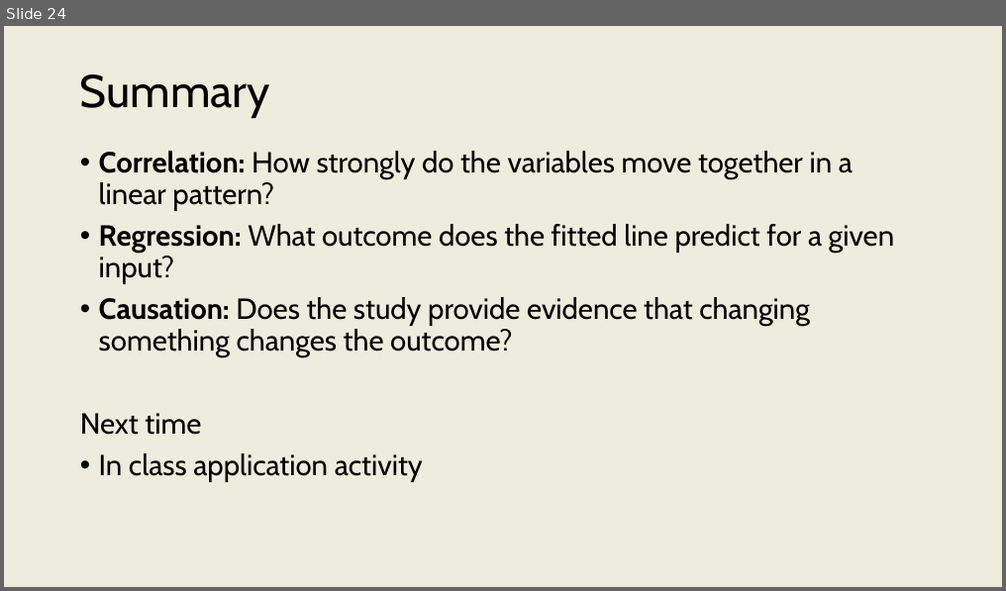
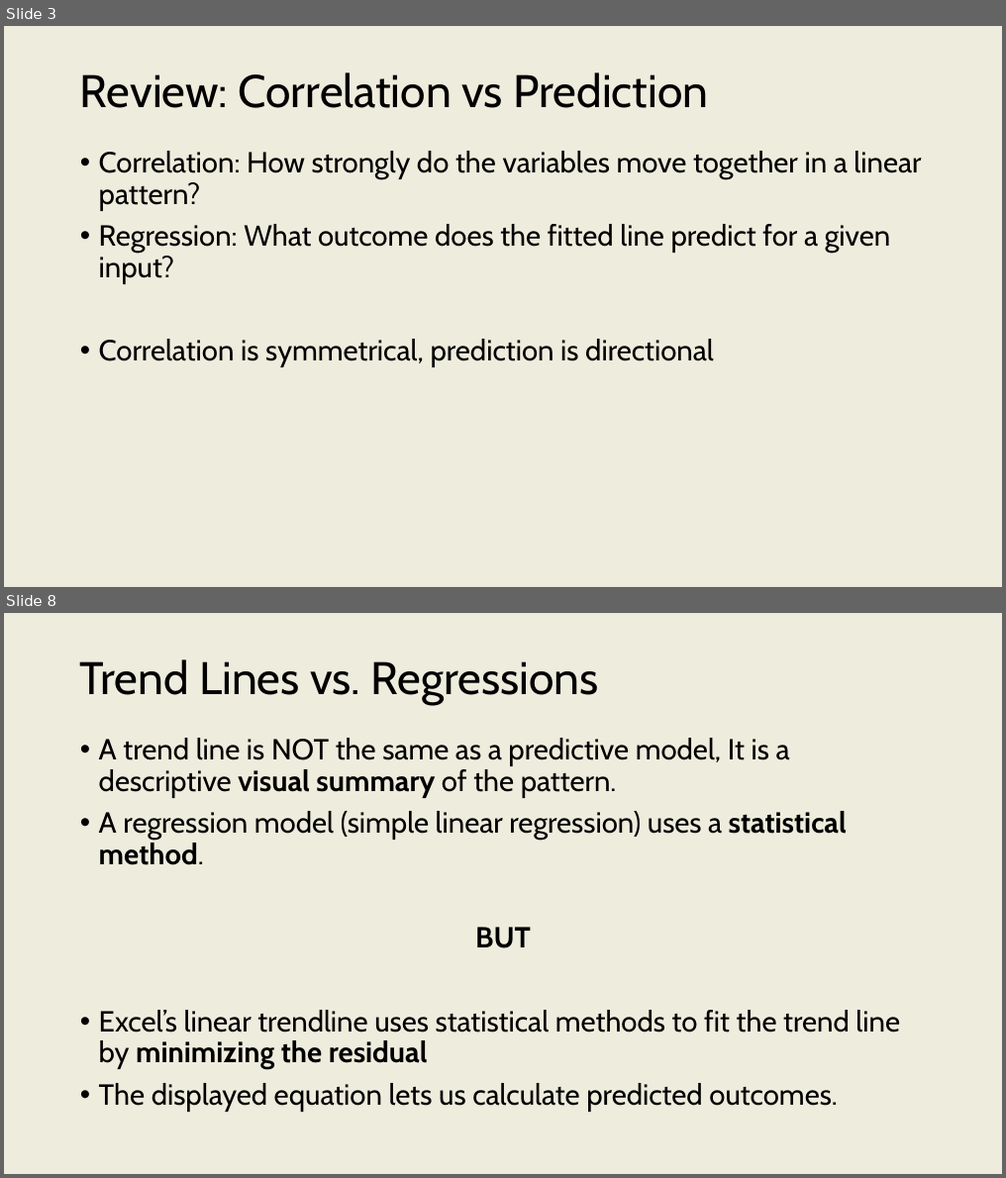
Before and after one commit to onishisaryu/HES-3000-Sports-Data-Analytics, a slide deck: pptx/Lecture11.pptx. Shown one above the other, each under a label of ours: slide 24 before the commit, slides 3 and 8 after it; the slides between them are not shown. The pictures are 1006x591 and 1006x1178 pixels, drawn with LibreOffice and Linux fonts; fonts in the diff are those of the drawing. Boxes give left, top, right and bottom in pixels: in the first picture for what was removed or moved away, otherwise in the second. Text is boxed around its words. In the diff, an @@ line names an element or a change of style, - is before the commit and + after.

```diff
--- a/pptx/Lecture11.pptx
+++ b/pptx/Lecture11.pptx
@@ slide 8 added at bbox=[4, 613, 1002, 1174], background #EEECDD @@
@@ title added at bbox=[80, 660, 599, 705], 44 pt, text #000000 @@
+Trend Lines vs. Regressions
@@ text added at bbox=[99, 738, 900, 1112], 28 pt, text #000000 @@
+• A trend line is NOT the same as a predictive model, It is a descriptive visual summary of the pattern.
+• A regression model (simple linear regression) uses a statistical method.
+BUT
+• Excel’s linear trendline uses statistical methods to fit the trend line by minimizing the residual
+• The displayed equation lets us calculate predicted outcomes.
@@ what was slide 24 is now slide 3 @@
@@ slide 3 changed as well @@
@@ title at bbox=[80, 73, 708, 108]: text changed @@
-Summary
+Review: Correlation vs Prediction
@@ text at bbox=[99, 151, 921, 284]: bold off in "Correlation:", "Regression:" @@
@@ text at bbox=[99, 339, 714, 368]: text changed @@
-• Causation: Does the study provide evidence that changing something changes the outcome?
-Next time
-• In class application activity
+• Correlation is symmetrical, prediction is directional
```
Also in this commit, not shown: 4 other slides changed, 20 other slides added, 19 slides removed, 7 other files.
